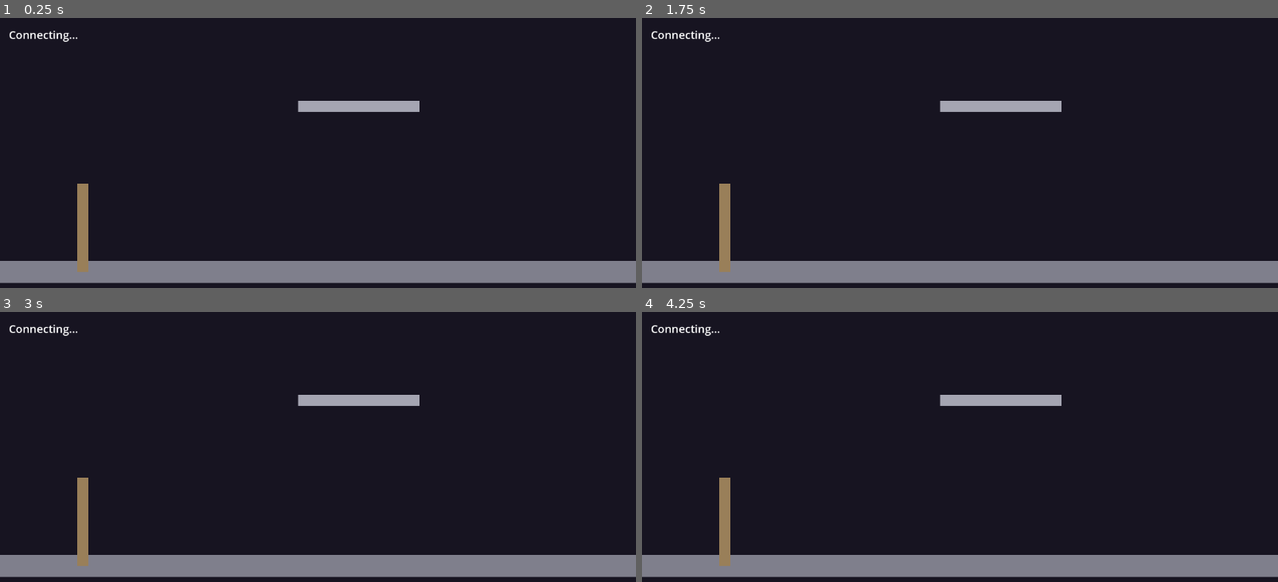
Above: before the commit, frames 1-4 (two rows, left to right).
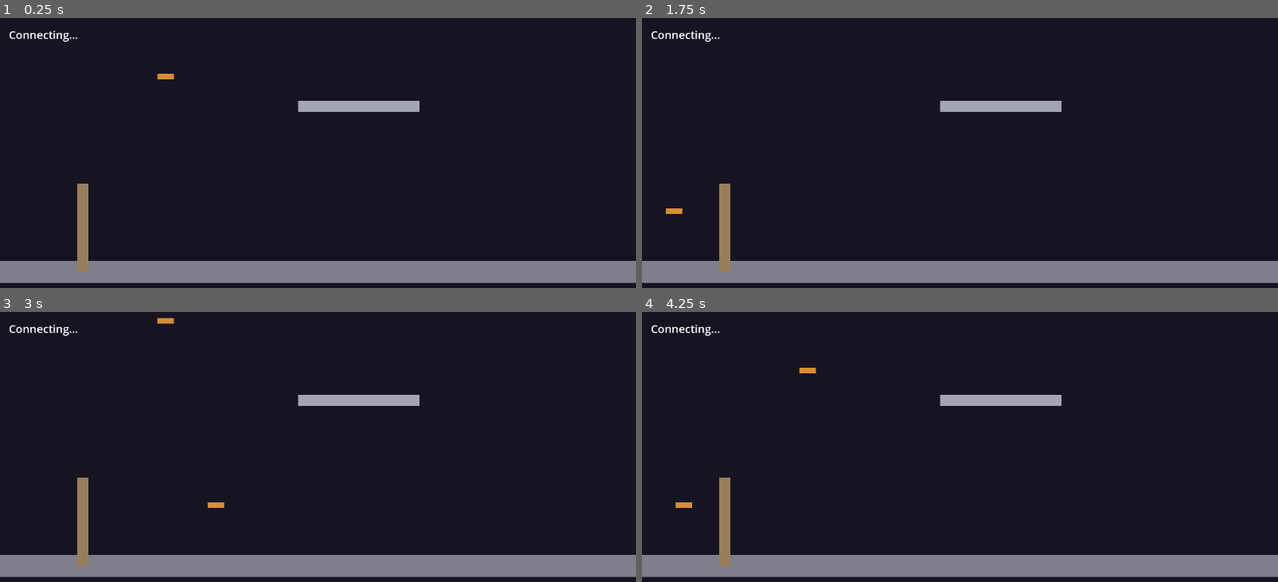
Above: after the commit, the same moments.

Repository: SumDumIdiut/tag
Game: Godot game, scene res://main/net_game.tscn
Same seed, same stepped clock (60 frames per second), same inputs: the game is played once before the commit and once after it. This scene is started directly instead of the project's main scene.
Inputs (mouse positions are in pixels of both pictures, inside the frame that each line leads up to):
- Up to frame 1 (0.25 s): no input
- Up to frame 2 (1.75 s): move the mouse to (1099, 180) at 0.52 s; hold D (move_right) 0.53-1.25 s; hold K (climb) 0.53-1.25 s; click (1099, 180) at 0.67 s; tap Space (jump) at 0.77 s; tap Enter at 1.25 s; drag from (832, 215) to (928, 269) at 1.27 s
- Up to frame 3 (3 s): move the mouse to (381, 411) at 2.02 s; hold A (move_left) 2.03-2.75 s; hold K (climb) 2.03-2.75 s; click (381, 411) at 2.17 s; drag from (286, 563) to (127, 436) at 2.77 s
- Up to frame 4 (4.25 s): move the mouse to (1150, 544) at 3.52 s; hold D (move_right) from 3.53 s (still down); hold K (climb) from 3.53 s (still down); click (1150, 544) at 3.67 s; tap Space (jump) at 3.77 s

The runs differ from the first frame. In frame 1, less than 0.1% of the frame differs, in the area x 24-28%, y 20-23%; in frame 2, less than 0.1%; in frame 3, 0.1%, in the area x 24-36%, y 2-73%; in frame 4, 0.1%.

Commit message:
Add deterministic moving platforms (Phase 10)
New MovingPlatform (AnimatableBody2D) pendulums between two tile-grid
points on a fixed period -- both the dedicated server and every client
instantiate the exact same scene from the exact same level data and let it
free-run locally from the moment it enters the tree (elapsed physics
frames since spawn, triangle-wave ping-pong). No position is ever sent
over the network for this: there's nothing to desync since both sides
evaluate the same formula, not a value either side could disagree about.
A CharacterBody2D standing on it rides along for free via Godot's existing
move_and_slide()/AnimatableBody2D contract, no player-side code needed.

- level_data.gd: new optional "platforms" array
  ({start, end, period_sec} in tile-grid cells), validated and round-tripped
  through build_arena_from_data()/serialize().
- tag_arena.tscn: two example platforms added to the built-in arena.
- tile_canvas.gd: new PLATFORM tool -- click a start cell then an end cell
  to place one (two discrete clicks, not a drag), click an existing
  platform's endpoint to remove it.
- art_tool.gd: Platform tool button + a period (s) spinbox on the Level
  page's toolbar; publish payload now includes platforms.
- server.js: isValidLevelData mirrors the same platform validation
  server-side (kept in sync by hand, same tradeoff already accepted for
  skin/hat dimensions). In passing, fixed the tile_type range check
  (was capped at 2, rejecting any Corner/Internal variant tile -- should
  always have been 0-8, the real 9-tile atlas range).

Verified via headless project import (no errors), a full 2-bot match
against the built-in arena with both platforms actively running their own
physics every tick (no crashes on either the dedicated server or clients),
and a screenshot confirming both platforms render in open space without
overlapping existing static geometry.

Diff:
--- a/game/levels/level_data.gd
+++ b/game/levels/level_data.gd
@@ -10,7 +10,8 @@
 # Art Tool's level editor is the only thing that goes the other direction
 # (serialize()), turning a painted layout into the same JSON to publish.
 #
-# {"tiles": [[x, y, tile_type], ...], "spawn_points": [[x, y], ...]}
+# {"tiles": [[x, y, tile_type], ...], "spawn_points": [[x, y], ...],
+#  "platforms": [{"start": [x, y], "end": [x, y], "period_sec": n}, ...]}
 # tile_type is 0-8, matching tag_tileset.tres's 9 atlas-x tiles (all at
 # atlas-y 0): 3 base types (boundary/pillar/platform) x 3 art variants
 # (Piece/Corner/Internal), encoded variant-major as variant_index * 3 +
@@ -20,16 +21,23 @@
 # format, so every level published before variants existed still decodes
 # to the same tiles it always did.) tiles/spawn_points coordinates:
 # tile-grid cells for tiles, world/pixel position for spawn points
-# (straight into Marker2D.position).
+# (straight into Marker2D.position). "platforms" is optional (older/
+# simpler levels just omit it) -- start/end are tile-grid cells too, the
+# two points a MovingPlatform pendulums between; see moving_platform.gd for
+# why no position for these is ever sent over the network at match time.
 #
 # No waypoints/AI-pathing in this format -- custom levels simply aren't
 # offered for Sandbox/bot matches, only real player-vs-player ones.
 
 const TileSetResource := preload("res://levels/tag_tileset.tres")
+const MovingPlatformScene := preload("res://levels/moving_platform.tscn")
 
 const MAX_TILES := 6000 # generous headroom over the default arena's own ~2968 cells -- just an abuse guard
 const MIN_SPAWN_POINTS := 2
 const MAX_SPAWN_POINTS := 16
+const MAX_PLATFORMS := 20 # generous for any hand-built level -- just an abuse guard
+const MIN_PERIOD_SEC := 0.5 # anything faster starts feeling like a teleport, not a ride
+const MAX_PERIOD_SEC := 60.0
 
 ## Structural/size validation only (correct types, sane counts) -- doesn't
 ## guarantee the layout is fun or even fully enclosed, same trust level
@@ -55,6 +63,25 @@
 			return false
 	for entry in spawns:
 		if typeof(entry) != TYPE_ARRAY or entry.size() < 2:
+			return false
+	var platforms = data.get("platforms", [])
+	if typeof(platforms) != TYPE_ARRAY:
+		return false
+	if platforms.size() > MAX_PLATFORMS:
+		return false
+	for entry in platforms:
+		if typeof(entry) != TYPE_DICTIONARY:
+			return false
+		var start = entry.get("start")
+		var end = entry.get("end")
+		var period = entry.get("period_sec")
+		if typeof(start) != TYPE_ARRAY or start.size() < 2:
+			return false
+		if typeof(end) != TYPE_ARRAY or end.size() < 2:
+			return false
+		if typeof(period) != TYPE_FLOAT and typeof(period) != TYPE_INT:
+			return false
+		if float(period) < MIN_PERIOD_SEC or float(period) > MAX_PERIOD_SEC:
 			return false
 	return true
 
@@ -85,16 +112,36 @@
 		spawn_points.add_child(marker)
 	arena.add_child(spawn_points)
 
+	var platforms := Node2D.new()
+	platforms.name = "Platforms"
+	for entry in data.get("platforms", []):
+		var platform: MovingPlatform = MovingPlatformScene.instantiate()
+		var start: Array = entry.start
+		var end: Array = entry.end
+		platform.start_cell = Vector2i(int(start[0]), int(start[1]))
+		platform.end_cell = Vector2i(int(end[0]), int(end[1]))
+		platform.period_sec = float(entry.period_sec)
+		platforms.add_child(platform)
+	arena.add_child(platforms)
+
 	return arena
 
 ## Inverse of build_arena_from_data -- `cells` is {Vector2i: tile_type},
-## `spawn_positions` is an Array of Vector2. Used by the Art Tool's level
-## editor to build the publish payload.
-static func serialize(cells: Dictionary, spawn_positions: Array) -> Dictionary:
+## `spawn_positions` is an Array of Vector2, `platform_defs` is an Array of
+## {start: Vector2i, end: Vector2i, period_sec: float}. Used by the Art
+## Tool's level editor to build the publish payload.
+static func serialize(cells: Dictionary, spawn_positions: Array, platform_defs: Array = []) -> Dictionary:
 	var tiles := []
 	for coord in cells.keys():
 		tiles.append([coord.x, coord.y, cells[coord]])
 	var spawns := []
 	for pos in spawn_positions:
 		spawns.append([pos.x, pos.y])
-	return {"tiles": tiles, "spawn_points": spawns}
+	var platforms := []
+	for p in platform_defs:
+		platforms.append({
+			"start": [p.start.x, p.start.y],
+			"end": [p.end.x, p.end.y],
+			"period_sec": p.period_sec,
+		})
+	return {"tiles": tiles, "spawn_points": spawns, "platforms": platforms}
--- /dev/null
+++ b/game/levels/moving_platform.gd
@@ -0,0 +1,46 @@
+extends AnimatableBody2D
+class_name MovingPlatform
+
+# Deterministic ping-pong motion between two tile-grid points -- both the
+# dedicated server (authoritative collision, server_match.gd) and every
+# client (rendering only, net_game.gd) instantiate this exact same scene
+# from the exact same level data (see level_data.gd's "platforms" array)
+# and let it free-run locally from the moment it enters the tree. No
+# position is ever sent over the network for this: there's nothing to
+# desync, since both sides evaluate the same formula against elapsed
+# physics time since their own copy spawned, not a value either side could
+# disagree about. A real player standing on this rides along for free --
+# AnimatableBody2D is Godot's purpose-built "moving platform" body, and
+# CharacterBody2D.move_and_slide() (already how Player moves) already knows
+# how to carry a rider standing on one, with zero extra code on the
+# player's side.
+
+const TILE_SIZE := 10.0
+# A few tiles wide so there's a real surface to stand on, not a knife-edge --
+# fixed rather than per-instance configurable, keeping the level-data schema
+# to exactly {start, end, period_sec} as specified.
+const PLATFORM_SIZE := Vector2(30, 10)
+
+@export var start_cell := Vector2i.ZERO
+@export var end_cell := Vector2i.ZERO
+@export var period_sec := 4.0
+
+var _start_pos: Vector2
+var _end_pos: Vector2
+var _start_frame := 0
+
+func _ready() -> void:
+	_start_pos = Vector2(start_cell) * TILE_SIZE
+	_end_pos = Vector2(end_cell) * TILE_SIZE
+	_start_frame = Engine.get_physics_frames()
+	global_position = _start_pos
+
+func _physics_process(_delta: float) -> void:
+	if period_sec <= 0.0 or _start_pos == _end_pos:
+		return
+	var elapsed := float(Engine.get_physics_frames() - _start_frame) / 60.0
+	var phase := fmod(elapsed, period_sec) / period_sec # 0..1 over one period
+	# Triangle wave (0 -> 1 -> 0 across one period) -- a smooth reversal at
+	# both endpoints rather than a snap-back sawtooth would give.
+	var t := 1.0 - absf(phase * 2.0 - 1.0)
+	global_position = _start_pos.lerp(_end_pos, t)
--- /dev/null
+++ b/game/levels/moving_platform.tscn
@@ -0,0 +1,22 @@
+[gd_scene load_steps=3 format=3]
+
+[ext_resource type="Script" path="res://levels/moving_platform.gd" id="1"]
+
+[sub_resource type="RectangleShape2D" id="RectangleShape2D_platform"]
+size = Vector2(30, 10)
+
+[node name="MovingPlatform" type="AnimatableBody2D"]
+collision_layer = 1
+collision_mask = 0
+script = ExtResource("1")
+
+[node name="CollisionShape2D" type="CollisionShape2D" parent="."]
+shape = SubResource("RectangleShape2D_platform")
+
+[node name="Visual" type="ColorRect" parent="."]
+offset_left = -15.0
+offset_top = -5.0
+offset_right = 15.0
+offset_bottom = 5.0
+color = Color(0.85, 0.55, 0.2, 1)
+mouse_filter = 2
--- a/game/levels/tag_arena.tscn
+++ b/game/levels/tag_arena.tscn
@@ -1,6 +1,7 @@
 [gd_scene format=4]
 
 [ext_resource type="TileSet" path="res://levels/tag_tileset.tres" id="1_1fqsu"]
+[ext_resource type="PackedScene" path="res://levels/moving_platform.tscn" id="2_mvplt"]
 
 [node name="TagArena" type="Node2D" unique_id=846004165]
 
@@ -83,3 +84,15 @@
 [node name="Tiles" type="TileMapLayer" parent="." unique_id=2142047756]
 tile_map_data = PackedByteArray("AACI/ywAAAAAAAAAAACJ/ywAAAAAAAAAAACK/ywAAAAAAAAAAACL/ywAAAAAAAAAAACM/ywAAAAAAAAAAACN/y …(46768 unchanged characters)…
 tile_set = ExtResource("1_1fqsu")
+
+[node name="Platforms" type="Node2D" parent="."]
+
+[node name="PlatformGap" parent="Platforms" instance=ExtResource("2_mvplt")]
+start_cell = Vector2i(-40, 35)
+end_cell = Vector2i(40, 35)
+period_sec = 6.0
+
+[node name="PlatformLift" parent="Platforms" instance=ExtResource("2_mvplt")]
+start_cell = Vector2i(30, 13)
+end_cell = Vector2i(30, -9)
+period_sec = 4.0
--- a/game/main/tile_canvas.gd
+++ b/game/main/tile_canvas.gd
@@ -37,16 +37,35 @@
 const EMPTY_COLOR := Color(0.09, 0.09, 0.14)
 const GRID_LINE_COLOR := Color(1, 1, 1, 0.04)
 const SPAWN_COLOR := Color(0.35, 0.9, 0.55)
+# Matches MovingPlatform's own Visual ColorRect color, so a placed platform
+# reads as a preview of the real thing rather than an arbitrary editor color.
+const PLATFORM_COLOR := Color(0.85, 0.55, 0.2)
+const PLATFORM_PENDING_COLOR := Color(0.95, 0.8, 0.4)
+const DEFAULT_PLATFORM_PERIOD_SEC := 4.0
 
-enum Tool { PAINT, ERASE, SPAWN }
+enum Tool { PAINT, ERASE, SPAWN, PLATFORM }
 
 @export var grid_size := Vector2i(70, 40) # paintable extent, in tile-grid cells
 @export var zoom := 12
 
 var cells: Dictionary = {} # Vector2i -> int (tile_type 0-8, see TILE_COLORS)
 var spawn_points: Array = [] # Array[Vector2i], tile-grid coordinates
+# Array[{start: Vector2i, end: Vector2i, period_sec: float}], tile-grid
+# coordinates -- mirrors LevelData's own "platforms" shape directly (see
+# to_level_data()) so no conversion is needed at publish time beyond the
+# spawn-point-style grid-to-pixel step tile coordinates never need.
+var platforms: Array = []
 var current_tile_type := 0
+# Read by the host UI (Art Tool) to seed a period field, and by _apply_at
+# when finalizing a new platform placement -- set externally the same way
+# current_tile_type already is.
+var current_platform_period_sec := DEFAULT_PLATFORM_PERIOD_SEC
 var tool: int = Tool.PAINT
+# Set after the first of a platform's two placement clicks; null (no
+# pending Vector2i sentinel -- Godot has no nullable Vector2i, so this uses
+# a separate has-pending flag instead) until the second click finalizes it.
+var _has_pending_platform_start := false
+var _pending_platform_start := Vector2i.ZERO
 
 ## Emitted after any cell/spawn-point change, so a host UI can update a
 ## live preview or an "N tiles, N spawns" status readout.
@@ -72,6 +91,16 @@
 	for sp in spawn_points:
 		var center: Vector2 = Vector2(sp) * zoom + Vector2(zoom, zoom) * 0.5
 		draw_circle(center, zoom * 0.35, SPAWN_COLOR)
+	var half := Vector2(zoom, zoom) * 0.5
+	for p in platforms:
+		var start_center: Vector2 = Vector2(p.start) * zoom + half
+		var end_center: Vector2 = Vector2(p.end) * zoom + half
+		draw_line(start_center, end_center, PLATFORM_COLOR, 2.0)
+		draw_rect(Rect2(start_center - half * 0.7, half * 1.4), PLATFORM_COLOR)
+		draw_rect(Rect2(end_center - half * 0.7, half * 1.4), PLATFORM_COLOR)
+	if _has_pending_platform_start:
+		var pending_center: Vector2 = Vector2(_pending_platform_start) * zoom + half
+		draw_rect(Rect2(pending_center - half * 0.7, half * 1.4), PLATFORM_PENDING_COLOR)
 
 func _gui_input(event: InputEvent) -> void:
 	if event is InputEventMouseButton and event.button_index == MOUSE_BUTTON_LEFT:
@@ -80,7 +109,11 @@
 			_apply_at(event.position)
 		else:
 			_is_pressing = false
-	elif event is InputEventMouseMotion and _is_pressing:
+	# Platform placement is two discrete clicks (start, then end), not a
+	# drag -- unlike PAINT/ERASE/SPAWN, repeating on every motion event
+	# while the button is held would place a garbage platform on every
+	# pixel the mouse crossed.
+	elif event is InputEventMouseMotion and _is_pressing and tool != Tool.PLATFORM:
 		_apply_at(event.position)
 
 func _apply_at(local_pos: Vector2) -> void:
@@ -102,21 +135,46 @@
 				spawn_points.remove_at(idx)
 			else:
 				spawn_points.append(coord)
+		Tool.PLATFORM:
+			_apply_platform_click(coord)
 	queue_redraw()
 	changed.emit()
+
+## First click of a pair sets the pending start; the second finalizes a new
+## platform ending at this cell. Clicking a cell that's already an existing
+## platform's start or end (with no click pending) removes that platform
+## instead -- same toggle-to-delete convenience SPAWN's click already has.
+## Clicking the same cell twice in a row (an empty/zero-length platform)
+## just cancels the pending start rather than creating a degenerate one.
+func _apply_platform_click(coord: Vector2i) -> void:
+	if _has_pending_platform_start:
+		if coord != _pending_platform_start:
+			platforms.append({"start": _pending_platform_start, "end": coord, "period_sec": current_platform_period_sec})
+		_has_pending_platform_start = false
+		return
+	for i in platforms.size():
+		var p: Dictionary = platforms[i]
+		if p.start == coord or p.end == coord:
+			platforms.remove_at(i)
+			return
+	_has_pending_platform_start = true
+	_pending_platform_start = coord
 
 func clear() -> void:
 	cells.clear()
 	spawn_points.clear()
+	platforms.clear()
+	_has_pending_platform_start = false
 	queue_redraw()
 	changed.emit()
 
 ## Converts the painted grid into the published level format -- tile-grid
 ## coordinates stay as-is (LevelData/TileMapLayer both index by cell, not
 ## pixel), spawn points convert to world-pixel positions centered in
-## whichever cell they were placed on.
+## whichever cell they were placed on. Platforms stay tile-grid coordinates
+## too (see moving_platform.gd), no conversion needed.
 func to_level_data() -> Dictionary:
 	var world_spawns: Array = []
 	for sp in spawn_points:
 		world_spawns.append(Vector2(sp) * TILE_SIZE_PX + Vector2(TILE_SIZE_PX, TILE_SIZE_PX) * 0.5)
-	return LevelData.serialize(cells, world_spawns)
+	return LevelData.serialize(cells, world_spawns, platforms)
--- a/game/tools/art_tool.gd
+++ b/game/tools/art_tool.gd
@@ -949,6 +949,31 @@
 	spawn_btn.pressed.connect(func(): _tile_canvas.tool = TileCanvas.Tool.SPAWN)
 	level_toolbar.add_child(spawn_btn)
 
+	# Click a start cell, then an end cell, to place a synced moving
+	# platform between them (see moving_platform.gd) -- two discrete clicks,
+	# not a drag, so TileCanvas itself special-cases this tool to not repeat
+	# on mouse motion the way PAINT/ERASE do.
+	var platform_btn := Button.new()
+	platform_btn.text = "Platform"
+	platform_btn.toggle_mode = true
+	platform_btn.button_group = level_tool_group
+	UIStyle.style_button(platform_btn, UIStyle.COLOR_LOCAL, 8)
+	platform_btn.pressed.connect(func(): _tile_canvas.tool = TileCanvas.Tool.PLATFORM)
+	level_toolbar.add_child(platform_btn)
+
+	var period_label := Label.new()
+	period_label.text = "Period (s):"
+	period_label.vertical_alignment = VERTICAL_ALIGNMENT_CENTER
+	level_toolbar.add_child(period_label)
+	var period_spin := SpinBox.new()
+	period_spin.min_value = 0.5
+	period_spin.max_value = 60.0
+	period_spin.step = 0.5
+	period_spin.value = TileCanvas.DEFAULT_PLATFORM_PERIOD_SEC
+	period_spin.custom_minimum_size = Vector2(70, 0)
+	period_spin.value_changed.connect(func(v: float): _tile_canvas.current_platform_period_sec = v)
+	level_toolbar.add_child(period_spin)
+
 	level_toolbar.add_child(VSeparator.new())
 
 	var clear_btn := Button.new()
@@ -987,7 +1012,7 @@
 	status_label.text = "Publishing \"%s\"..." % level_name
 	var req := HTTPRequest.new()
 	add_child(req)
-	var body := JSON.stringify({"name": level_name, "tiles": data.tiles, "spawn_points": data.spawn_points})
+	var body := JSON.stringify({"name": level_name, "tiles": data.tiles, "spawn_points": data.spawn_points, "platforms": data.platforms})
 	var err := req.request(
 		"%s/%s/upload" % [LEVEL_API_BASE, SkinCatalog.client_id], ["Content-Type: application/json"], HTTPClient.METHOD_POST, body
 	)
Not shown, added: game/levels/moving_platform.gd.uid
Not shown, changed: relay-server/server.js
